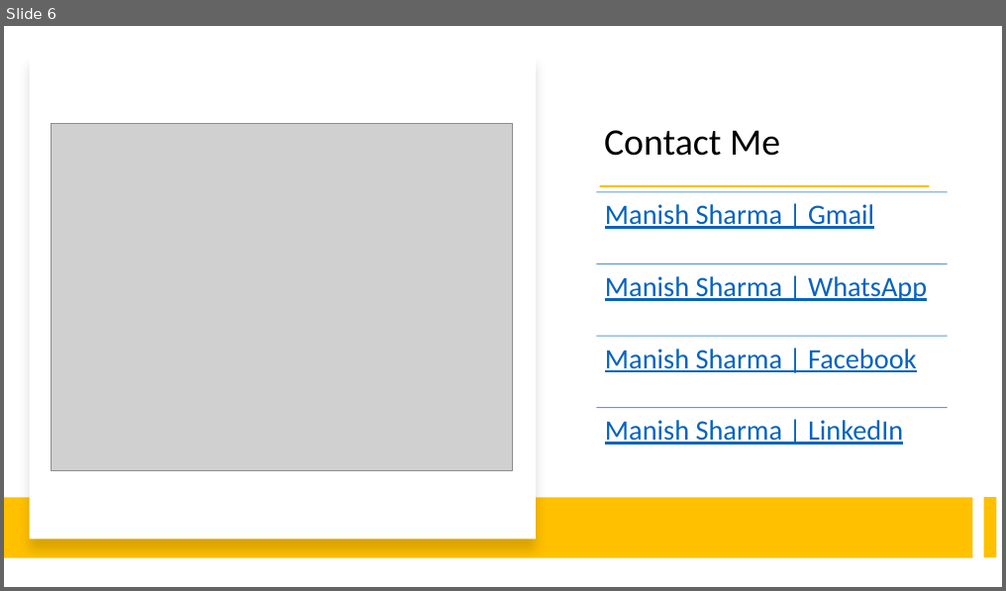
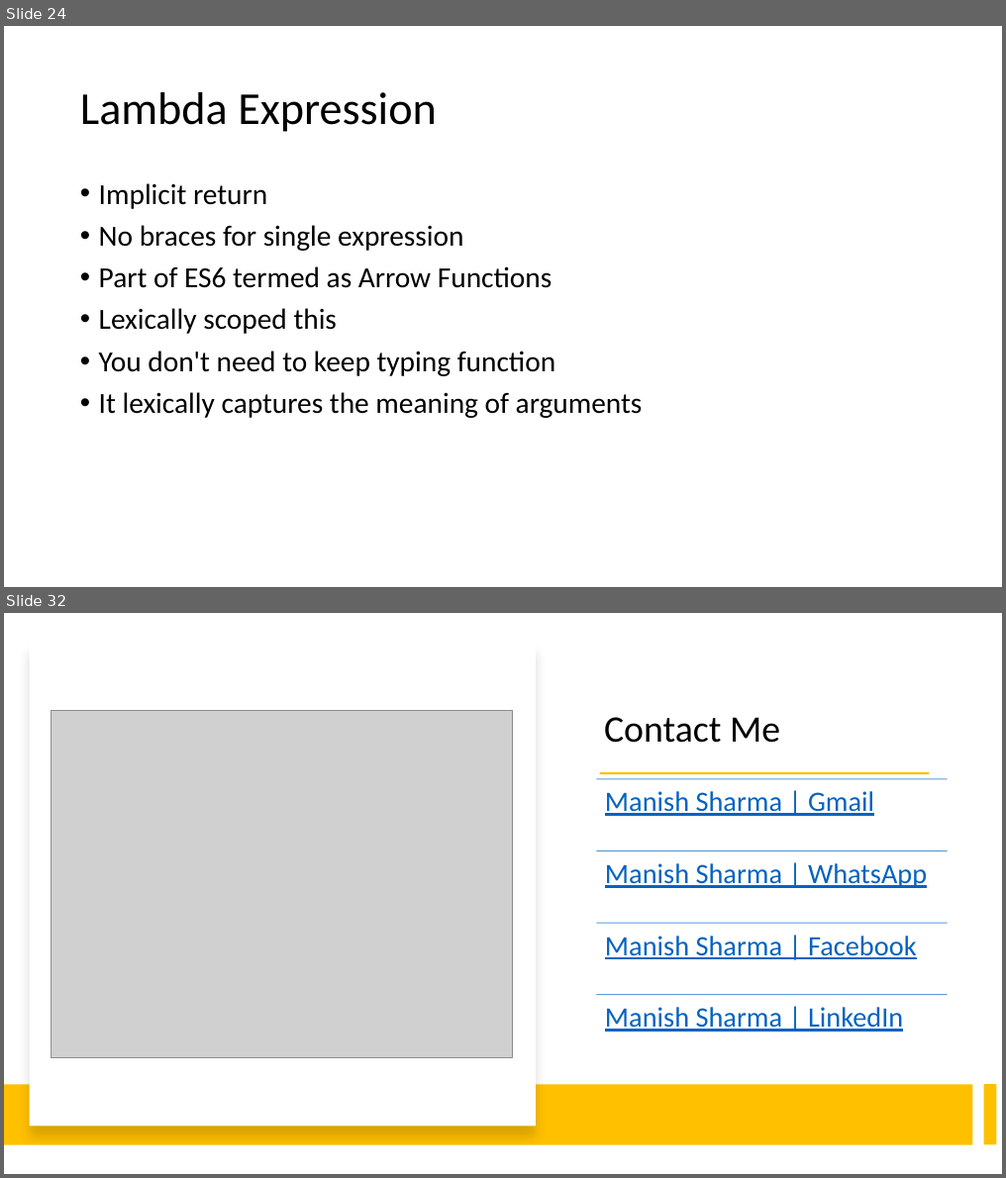
Before and after one commit to manishvbn/TypeScript_Jun22, a slide deck: Notes/TypeScript.pptx. Shown one above the other, each under a label of ours: slide 6 before the commit, slides 24 and 32 after it; the slides between them are not shown. The pictures are 1006x591 and 1006x1178 pixels, drawn with LibreOffice and Linux fonts; fonts in the diff are those of the drawing; grey boxes stand for pictures. Boxes give left, top, right and bottom in pixels: in the first picture for what was removed or moved away, otherwise in the second. Text is boxed around its words. In the diff, an @@ line names an element or a change of style, - is before the commit and + after.

```diff
--- a/Notes/TypeScript.pptx
+++ b/Notes/TypeScript.pptx
@@ slide 24 added at [4, 26, 1002, 587], background #FFFFFF @@
@@ title added at [80, 92, 437, 132], 44 pt, text #000000 @@
+Lambda Expression
@@ text added at [99, 183, 643, 418], 28 pt, text #000000 @@
+• Implicit return
+• No braces for single expression
+• Part of ES6 termed as Arrow Functions
+• Lexically scoped this
+• You don't need to keep typing function
+• It lexically captures the meaning of arguments
@@ what was slide 6 is now slide 32 @@
```
Also in this commit, not shown: 25 other slides added.
